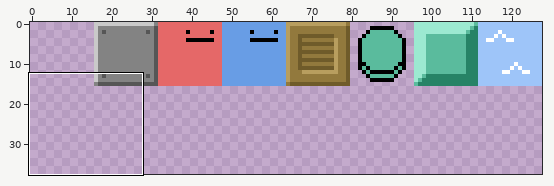
Two versions of one sprite sheet, assets/images/tiles.png. Above, an overview of the earlier version with the close-up marked.
Close-up. Before:
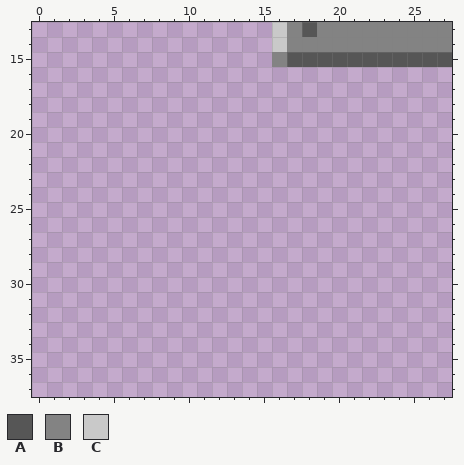
The file is 128x128 pixels. Shown: x 0..27, y 13..37. The wide view leaves out empty margins.
Palette (. is transparent): A #565656  B #838383  C #c9c9c9
Pixels before, first column x 16:
13 CBABBBBBBBBB
14 CBBBBBBBBBBB
15 BAAAAAAAAAAA
New version:
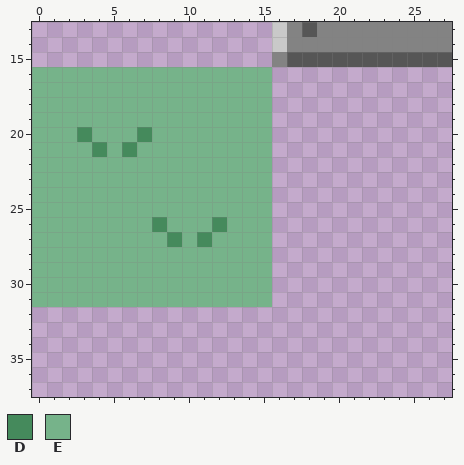
Colours new in this view: D #458a5c  E #76b38a
Message: Add ground tile
What changed:
Changed rows in their new state; - is an unchanged pixel.
first column x 0:
16 EEEEEEEEEEEEEEEE
17 EEEEEEEEEEEEEEEE
18 EEEEEEEEEEEEEEEE
19 EEEEEEEEEEEEEEEE
20 EEEDEEEDEEEEEEEE
21 EEEEDEDEEEEEEEEE
22 EEEEEEEEEEEEEEEE
23 EEEEEEEEEEEEEEEE
24 EEEEEEEEEEEEEEEE
25 EEEEEEEEEEEEEEEE
26 EEEEEEEEDEEEDEEE
27 EEEEEEEEEDEDEEEE
28 EEEEEEEEEEEEEEEE
29 EEEEEEEEEEEEEEEE
30 EEEEEEEEEEEEEEEE
31 EEEEEEEEEEEEEEEE
Boxes around the changes in both close-ups, in picture pixels (x1, y1, x2, y2):
added: (32, 67, 272, 307)
